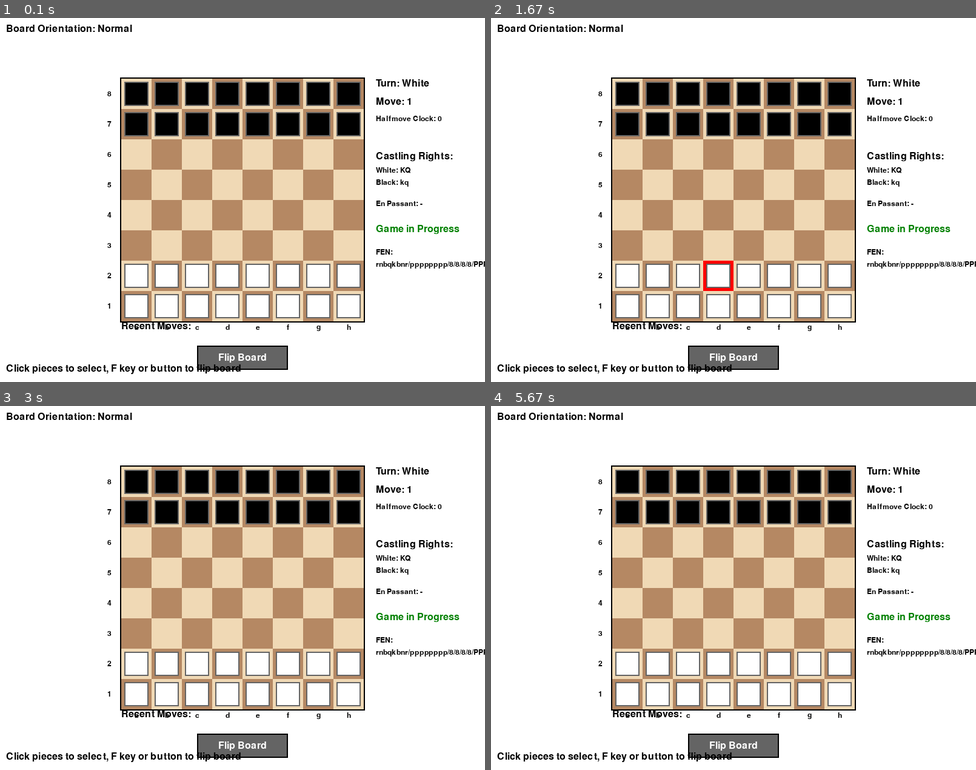
Above: before the commit, frames 1-4 (two rows, left to right).
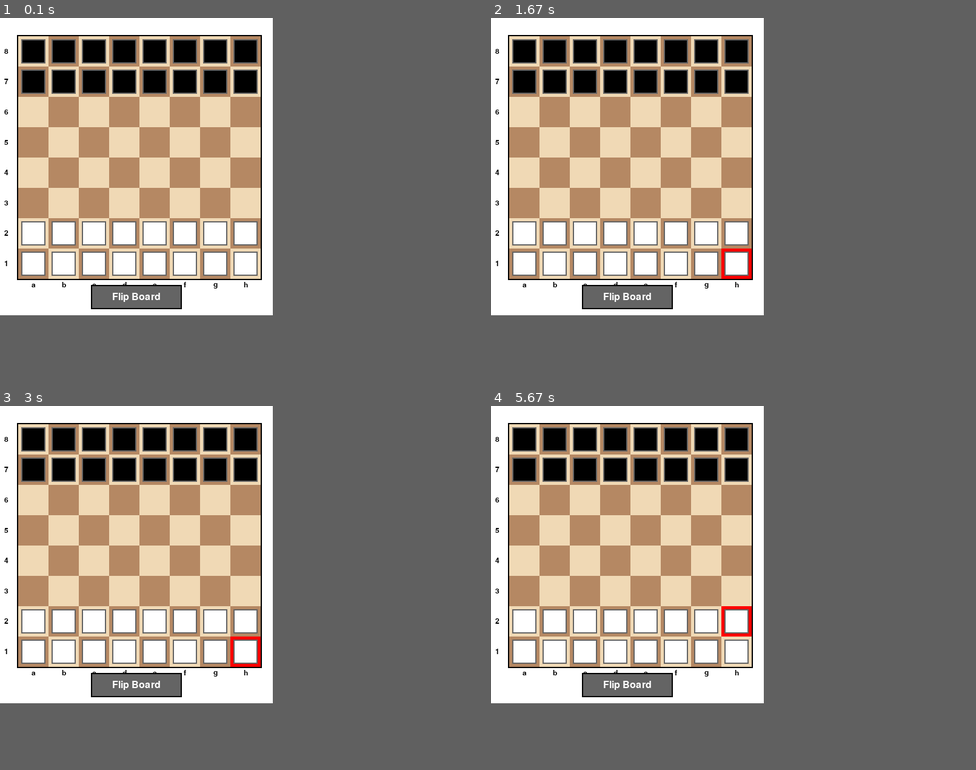
Above: after the commit, the same moments.

Repository: copperfishgh/testy
Game: pygame game, started from main.py
The game is run twice, just before and just after one commit, with the same random seed, the same clock (stepped at 60 frames per second) and the same inputs.
Inputs (mouse positions are in pixels of both pictures, inside the frame that each line leads up to):
- Up to frame 1 (0.1 s): no input
- Up to frame 2 (1.67 s): click (626, 167) at 0.38 s; click (655, 232) at 0.72 s; click (544, 236) at 1.05 s; click (728, 272) at 1.38 s
- Up to frame 3 (3 s): click (126, 631) at 2.22 s; click (237, 668) at 2.55 s
- Up to frame 4 (5.67 s): click (723, 631) at 3.38 s; click (723, 613) at 4.22 s; click (563, 606) at 5.05 s; click (723, 624) at 5.38 s
In our replay, the window is 800x600 before the commit and 450x490 after it. These sizes can differ from the game's own. Grey fills any space a smaller window leaves; there, only what the larger window draws over its background counts as a difference.

The runs differ from the first frame. In frame 1, 45% of the frame differs, in the area x 0-100%, y 1-98%; in frame 2, 45%; in frame 3, 45%; in frame 4, 45%.

Commit message:
board simplification

Diff:
--- a/display.py
+++ b/display.py
@@ -29,9 +29,9 @@
         self.board_size = 400  # Fixed size for debugging
         self.square_size = self.board_size // 8
 
-        # Center the board in the window
-        self.board_offset_x = (window_width - self.board_size) // 2
-        self.board_offset_y = (window_height - self.board_size) // 2
+        # Position board with minimal margins
+        self.board_offset_x = 30  # Small left margin for coordinates
+        self.board_offset_y = 30  # Small top margin for coordinates
 
         # Ensure pygame is initialized before creating fonts
         if not pygame.get_init():
@@ -146,8 +146,8 @@
 
     def draw_game_info(self, screen, board_state: BoardState) -> None:
         """Draw game information panel"""
-        # Position info panel to the right of the board, but ensure it fits in window
-        info_x = min(self.board_offset_x + self.board_size + 20, self.window_width - 180)
+        # Position info panel to the right of the board with minimal spacing
+        info_x = self.board_offset_x + self.board_size + 10
         info_y = self.board_offset_y
         line_height = 30
 
@@ -211,13 +211,6 @@
 
         self.draw_text(screen, status_text, info_x, status_y, self.font_medium, status_color)
 
-        # FEN position (abbreviated)
-        fen_text = board_state.get_fen_position()
-        if len(fen_text) > 40:
-            fen_text = fen_text[:40] + "..."
-        self.draw_text(screen, "FEN:", info_x, status_y + 40, self.font_small)
-        self.draw_text(screen, fen_text, info_x, status_y + 60, self.font_small)
-
     def draw_text(self, screen, text: str, x: int, y: int, font: pygame.font.Font,
                   color: Tuple[int, int, int] = None) -> None:
         """Draw text at the specified position"""
@@ -246,7 +239,7 @@
     def draw_move_history(self, screen, board_state: BoardState, max_moves: int = 10) -> None:
         """Draw recent move history"""
         history_x = self.board_offset_x
-        history_y = min(self.board_offset_y + self.board_size + 50, self.window_height - 100)
+        history_y = self.board_offset_y + self.board_size + 10
         line_height = 20
 
         self.draw_text(screen, "Recent Moves:", history_x, history_y, self.font_medium)
@@ -265,8 +258,6 @@
 
         # Draw all components
         self.draw_board(screen, board_state, selected_square, possible_moves)
-        self.draw_game_info(screen, board_state)
-        self.draw_move_history(screen, board_state)
 
         # Note: pygame.display.flip() is called in the main loop, not here
 
--- a/main.py
+++ b/main.py
@@ -7,8 +7,8 @@
 pygame.init()
 
 # Set up the display
-WINDOW_WIDTH = 800
-WINDOW_HEIGHT = 600
+WINDOW_WIDTH = 450  # Board (400) + coordinate margin (30) + border (20)
+WINDOW_HEIGHT = 490  # Board (400) + coordinates (30) + button area (60)
 screen = pygame.display.set_mode((WINDOW_WIDTH, WINDOW_HEIGHT))
 pygame.display.set_caption("Chess Game")
 
@@ -29,7 +29,7 @@
 button_width = 150
 button_height = 40
 button_x = (WINDOW_WIDTH - button_width) // 2
-button_y = WINDOW_HEIGHT - 60
+button_y = WINDOW_HEIGHT - 50  # Positioned closer to bottom
 flip_button_rect = pygame.Rect(button_x, button_y, button_width, button_height)
 
 # Font setup
@@ -114,15 +114,6 @@
     text_rect = text_surface.get_rect(center=flip_button_rect.center)
     screen.blit(text_surface, text_rect)
 
-    # Draw additional info
-    info_text = f"Board Orientation: {'Flipped' if board_flipped else 'Normal'}"
-    info_surface = font.render(info_text, True, BLACK)
-    screen.blit(info_surface, (10, 10))
-
-    # Draw instructions
-    instructions = "Click pieces to select, F key or button to flip board"
-    inst_surface = font.render(instructions, True, BLACK)
-    screen.blit(inst_surface, (10, WINDOW_HEIGHT - 30))
 
     # Update the display
     pygame.display.flip()
